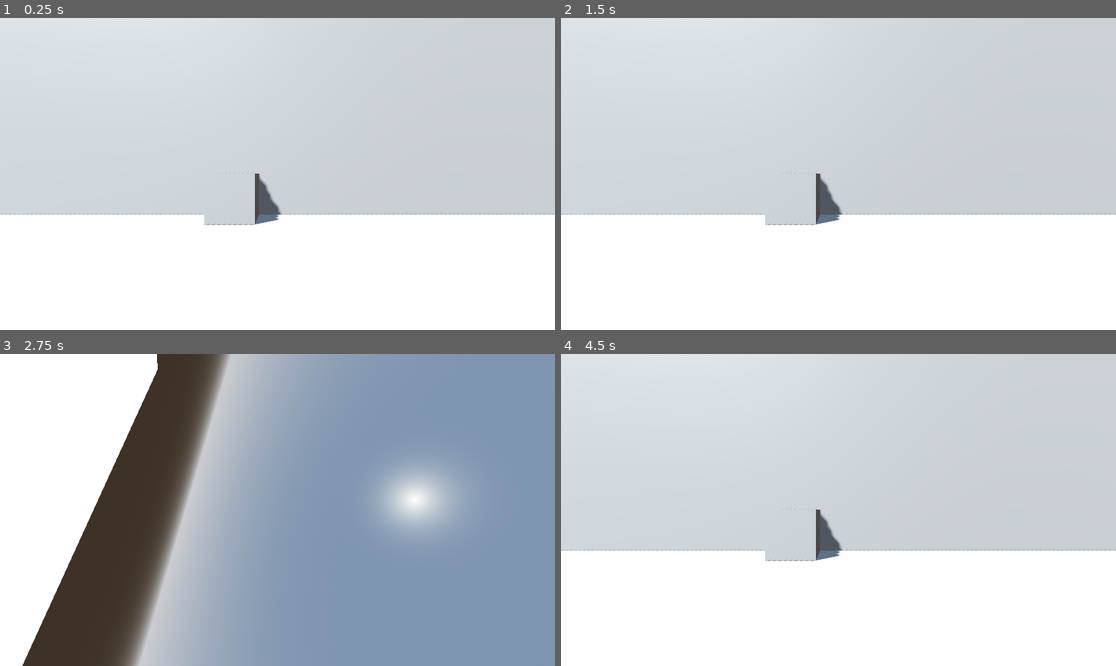
Above: before the commit, frames 1-4 (two rows, left to right).
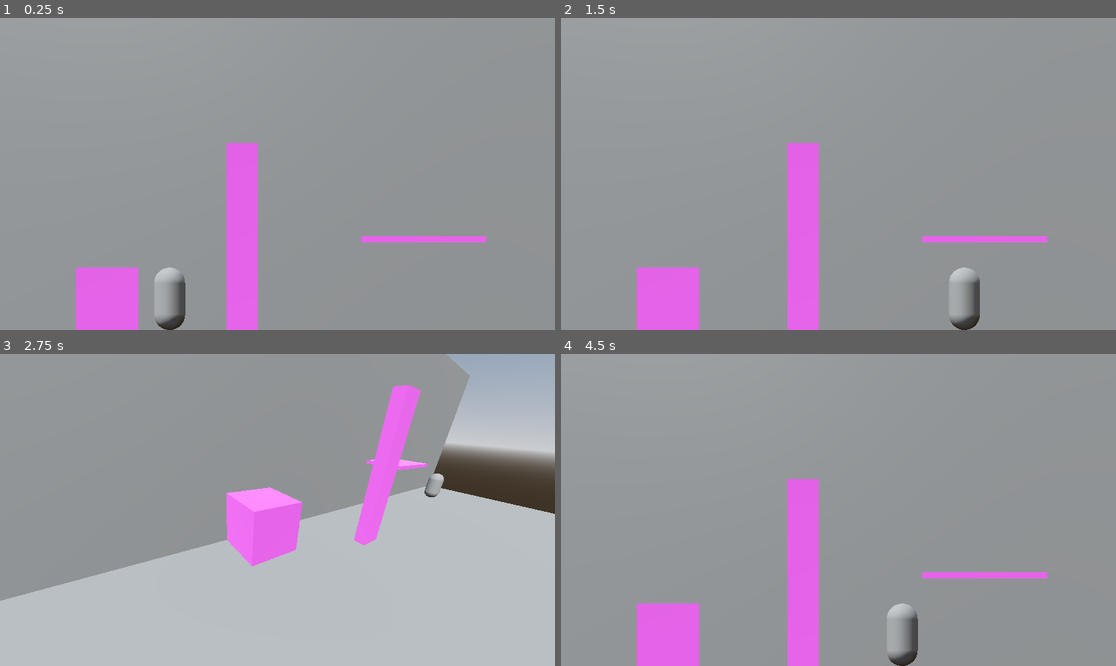
Above: after the commit, the same moments.

Repository: plusonelevel/ld57
Game: Godot game, scene res://scenes/main.tscn
Two runs of this game, one before a commit and one after it. Both use one fixed random seed, a clock stepped at 60 frames per second and the inputs below.
Inputs:
- Up to frame 1 (0.25 s): no input
- Up to frame 2 (1.5 s): tap Enter at 0.5 s; hold Right (ui_right) 0.53-1.28 s; hold X (toggle_camera) 0.53-1.28 s; hold Down (ui_down) from 1.28 s (still down); tap X (toggle_camera) at 1.35 s
- Up to frame 3 (2.75 s): tap Space at 2 s; release Down (ui_down) at 2.03 s; hold Right (ui_right) from 2.03 s (still down); hold X (toggle_camera) from 2.03 s (still down)
- Up to frame 4 (4.5 s): release Right (ui_right) at 2.78 s; release X (toggle_camera) at 2.78 s; hold Up (ui_up) 2.78-3.53 s; tap X (toggle_camera) at 2.85, 4.35 s; tap Enter at 3.5 s; hold X (toggle_camera) 3.53-4.28 s; hold Left (ui_left) from 3.53 s (still down)

The runs differ from the first frame. In frame 1, 100% of the frame differs, in the area x 0-100%, y 0-100%; in frame 2, 100%; in frame 3, 95%; in frame 4, 100%.

Commit message:
tmp again

Diff:
--- a/scenes/camera_3d.gd
+++ b/scenes/camera_3d.gd
@@ -1,18 +1 @@
 extends Camera3D
-
-@export var front_position := Vector3(0, 1, 5)
-@export var front_rotation := Vector3(0, 0, 0)
-@export var iso_position := Vector3(-3, 2.2, 3.4)
-@export var iso_rotation := Vector3(-22.4, -38.9, 5)
-
-func _init() -> void:
-	position = front_position
-	InputListener.camera_toggled.connect(toggle_camera)
-
-func toggle_camera():
-	if position == front_position:
-		position = iso_position
-		rotation = iso_rotation
-	else:
-		position = front_position
-		rotation = front_rotation
--- /dev/null
+++ b/scenes/character_body_3d.gd
@@ -0,0 +1,40 @@
+extends CharacterBody3D
+
+
+const SPEED = 5.0
+const JUMP_VELOCITY = 4.5
+
+enum MOVE_MODE {xy, xz}
+var move_mode := MOVE_MODE.xy
+
+func _init() -> void:
+	InputListener.camera_toggled.connect(toggle_camera)
+
+func _physics_process(delta: float) -> void:
+	# Add the gravity.
+	if not is_on_floor():
+		velocity += get_gravity() * delta
+
+	# Handle jump.
+	if Input.is_action_just_pressed("ui_up") and is_on_floor() and move_mode == MOVE_MODE.xy:
+		velocity.y = JUMP_VELOCITY
+
+	var direction: Vector3
+	if move_mode == MOVE_MODE.xy:
+		var input_dir := Input.get_axis("ui_left", "ui_right")
+		direction = (transform.basis * Vector3(input_dir, 0, 0)).normalized()
+	else:
+		var input_dir := Input.get_vector("ui_left", "ui_right", "ui_up", "ui_down")
+		direction = (transform.basis * Vector3(input_dir.x, 0, input_dir.y)).normalized()
+
+	if direction:
+		velocity.x = direction.x * SPEED
+		velocity.z = direction.z * SPEED
+	else:
+		velocity.x = move_toward(velocity.x, 0, SPEED)
+		velocity.z = move_toward(velocity.z, 0, SPEED)
+
+	move_and_slide()
+
+func toggle_camera():
+	move_mode = MOVE_MODE.xz if move_mode == MOVE_MODE.xy else MOVE_MODE.xy
--- /dev/null
+++ b/scenes/main.gd
@@ -0,0 +1,14 @@
+extends Node
+
+@onready var front_cam := $FrontCamera
+@onready var side_cam := $SideCamera
+
+func _init() -> void:
+	#front_cam.current = true
+	InputListener.camera_toggled.connect(toggle_camera)
+
+func toggle_camera():
+	if front_cam.current:
+		side_cam.make_current()
+	else:
+		front_cam.make_current()
--- a/scenes/main.tscn
+++ b/scenes/main.tscn
@@ -1,6 +1,7 @@
-[gd_scene load_steps=8 format=3 uid="uid://b38wx223fpw4j"]
+[gd_scene load_steps=15 format=3 uid="uid://b38wx223fpw4j"]
 
-[ext_resource type="Script" uid="uid://bkbqji4x1juil" path="res://scenes/camera_3d.gd" id="1_o5qli"]
+[ext_resource type="Script" uid="uid://ctbygvq4rqb8t" path="res://scenes/main.gd" id="1_0wfyh"]
+[ext_resource type="Script" uid="uid://dpk72mncjbfmc" path="res://scenes/character_body_3d.gd" id="2_0wfyh"]
 
 [sub_resource type="ProceduralSkyMaterial" id="ProceduralSkyMaterial_sgp6g"]
 sky_horizon_color = Color(0.662243, 0.671743, 0.686743, 1)
@@ -14,18 +15,38 @@
 sky = SubResource("Sky_o5qli")
 tonemap_mode = 2
 
-[sub_resource type="PlaneMesh" id="PlaneMesh_sgp6g"]
-size = Vector2(20, 20)
-subdivide_width = 5
-
 [sub_resource type="PlaneMesh" id="PlaneMesh_o5qli"]
 size = Vector2(20, 10)
 subdivide_width = 5
 orientation = 2
 
+[sub_resource type="WorldBoundaryShape3D" id="WorldBoundaryShape3D_sugp2"]
+plane = Plane(0, 0, 1, 0)
+
+[sub_resource type="StandardMaterial3D" id="StandardMaterial3D_o5qli"]
+albedo_color = Color(1, 0.360784, 1, 1)
+
 [sub_resource type="BoxMesh" id="BoxMesh_sgp6g"]
+material = SubResource("StandardMaterial3D_o5qli")
+
+[sub_resource type="BoxShape3D" id="BoxShape3D_0wfyh"]
+
+[sub_resource type="WorldBoundaryShape3D" id="WorldBoundaryShape3D_0wfyh"]
+
+[sub_resource type="PlaneMesh" id="PlaneMesh_sgp6g"]
+size = Vector2(20, 20)
+subdivide_width = 5
+
+[sub_resource type="CapsuleShape3D" id="CapsuleShape3D_o5qli"]
+radius = 0.25
+height = 1.0
+
+[sub_resource type="CapsuleMesh" id="CapsuleMesh_o5qli"]
+radius = 0.25
+height = 1.0
 
 [node name="Main" type="Node"]
+script = ExtResource("1_0wfyh")
 
 [node name="WorldEnvironment" type="WorldEnvironment" parent="."]
 environment = SubResource("Environment_0wfyh")
@@ -33,21 +54,72 @@
 [node name="DirectionalLight3D" type="DirectionalLight3D" parent="."]
 transform = Transform3D(0.656836, 0.610799, -0.442145, -2.0439e-08, 0.586372, 0.810042, 0.754034, -0.532064, 0.38515, 0, 9.03142, 0)
 light_color = Color(1, 1, 0.968627, 1)
-shadow_enabled = true
+sky_mode = 1
 
 [node name="Node3D" type="Node3D" parent="."]
 
-[node name="Floor" type="MeshInstance3D" parent="Node3D"]
-mesh = SubResource("PlaneMesh_sgp6g")
+[node name="Wall" type="StaticBody3D" parent="Node3D"]
 
-[node name="Wall" type="MeshInstance3D" parent="Node3D"]
+[node name="WallMesh" type="MeshInstance3D" parent="Node3D/Wall"]
 mesh = SubResource("PlaneMesh_o5qli")
-skeleton = NodePath("../Floor")
 
-[node name="MeshInstance3D" type="MeshInstance3D" parent="Node3D"]
-transform = Transform3D(1, 0, 0, 0, 1, 0, 0, 0, 1, -0.947, 0.5, 0.5)
+[node name="CollisionShape3D" type="CollisionShape3D" parent="Node3D/Wall"]
+shape = SubResource("WorldBoundaryShape3D_sugp2")
+
+[node name="Box" type="StaticBody3D" parent="Node3D"]
+transform = Transform3D(1, 0, 0, 0, 1, 0, 0, 0, 1, -1, 0.5, 0.5)
+
+[node name="MeshInstance3D" type="MeshInstance3D" parent="Node3D/Box"]
 mesh = SubResource("BoxMesh_sgp6g")
 
-[node name="Camera3D" type="Camera3D" parent="."]
-transform = Transform3D(1, 0, 0, 0, 1, 0, 0, 0, 1, 0, 1, 5)
-script = ExtResource("1_o5qli")
+[node name="CollisionShape3D" type="CollisionShape3D" parent="Node3D/Box"]
+shape = SubResource("BoxShape3D_0wfyh")
+
+[node name="Column" type="StaticBody3D" parent="Node3D"]
+transform = Transform3D(0.5, 0, 0, 0, 3, 0, 0, 0, 0.25, 1.166, 1.5, 1.501)
+
+[node name="MeshInstance3D" type="MeshInstance3D" parent="Node3D/Column"]
+mesh = SubResource("BoxMesh_sgp6g")
+
+[node name="CollisionShape3D" type="CollisionShape3D" parent="Node3D/Column"]
+shape = SubResource("BoxShape3D_0wfyh")
+
+[node name="Platform" type="StaticBody3D" parent="Node3D"]
+transform = Transform3D(2, 0, 0, 0, 0.1, 0, 0, 0, 1, 4.07086, 1.44996, 0.537616)
+
+[node name="MeshInstance3D" type="MeshInstance3D" parent="Node3D/Platform"]
+mesh = SubResource("BoxMesh_sgp6g")
+
+[node name="CollisionShape3D" type="CollisionShape3D" parent="Node3D/Platform"]
+shape = SubResource("BoxShape3D_0wfyh")
+
+[node name="Floor" type="StaticBody3D" parent="Node3D"]
+
+[node name="CollisionShape3D" type="CollisionShape3D" parent="Node3D/Floor"]
+shape = SubResource("WorldBoundaryShape3D_0wfyh")
+
+[node name="FloorMesh" type="MeshInstance3D" parent="Node3D/Floor"]
+mesh = SubResource("PlaneMesh_sgp6g")
+skeleton = NodePath("../..")
+
+[node name="FrontCamera" type="Camera3D" parent="."]
+transform = Transform3D(1, 0, 0, 0, 1, 0, 0, 0, 1, 1.73, 2.5, 4.021)
+projection = 1
+current = true
+size = 5.0
+
+[node name="SideCamera" type="Camera3D" parent="."]
+transform = Transform3D(0.794735, 0.167118, -0.583496, 0.0808094, 0.923656, 0.374607, 0.601553, -0.344865, 0.720557, -3, 2.2, 3.4)
+size = 5.0
+
+[node name="CharacterBody3D" type="CharacterBody3D" parent="."]
+transform = Transform3D(1, 0, 0, 0, 1, 0, 0, 0, 1, 0, 0, 0.54661)
+script = ExtResource("2_0wfyh")
+
+[node name="CollisionShape3D" type="CollisionShape3D" parent="CharacterBody3D"]
+transform = Transform3D(1, 0, 0, 0, 1, 0, 0, 0, 1, 0, 0.5, 0)
+shape = SubResource("CapsuleShape3D_o5qli")
+
+[node name="MeshInstance3D" type="MeshInstance3D" parent="CharacterBody3D"]
+transform = Transform3D(1, 0, 0, 0, 1, 0, 0, 0, 1, 0, 0.5, 0)
+mesh = SubResource("CapsuleMesh_o5qli")
Not shown, added: scenes/character_body_3d.gd.uid
Not shown, added: scenes/main.gd.uid
